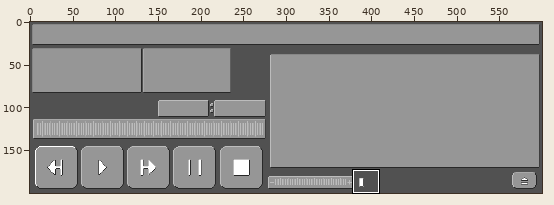
Pixel-art file: assets/window.aseprite. Above, an overview of the earlier version with the close-up marked.
Close-up. Before:
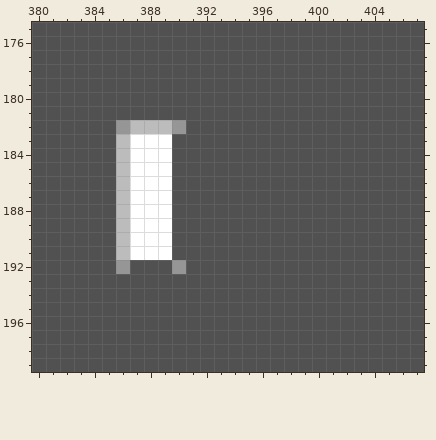
600x200 pixels, 1 frame. Shown: x 380..407, y 175..199.
After:
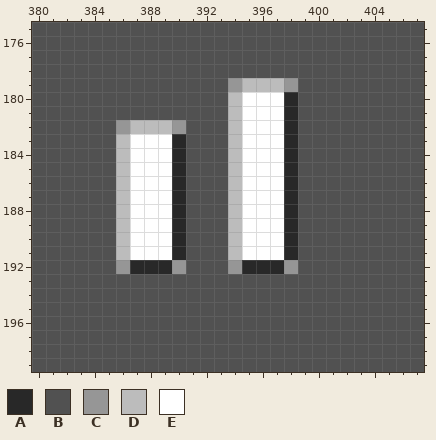
Palette (. is transparent): A #282828  B #515151  C #969696  D #bcbcbc  E #ffffff
From old to new:
y 179: x 394..398 BBBBB -> CDDDC
y 180..182: x 394..398 BBBBB -> DEEEA
y 183..191: x 390 B -> A; x 394..398 BBBBB -> DEEEA
y 192: x 387..389 BBB -> AAA; x 394..398 BBBBB -> CAAAC
Pixel boxes of the changes (left, top, right, bottom) in both close-ups:
changed: (130, 78, 298, 274)
